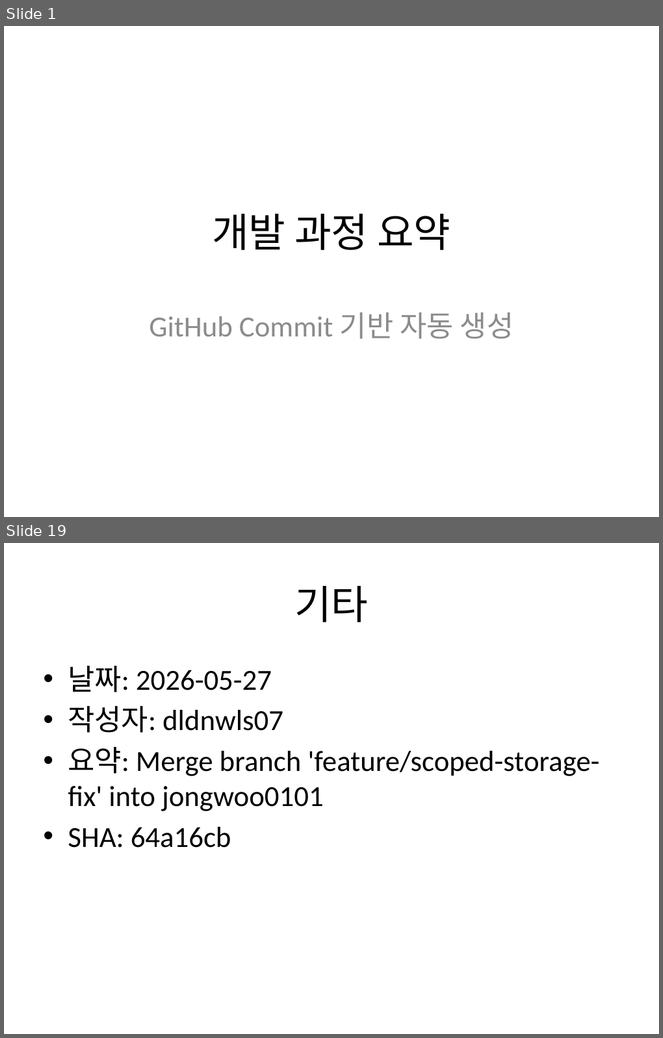
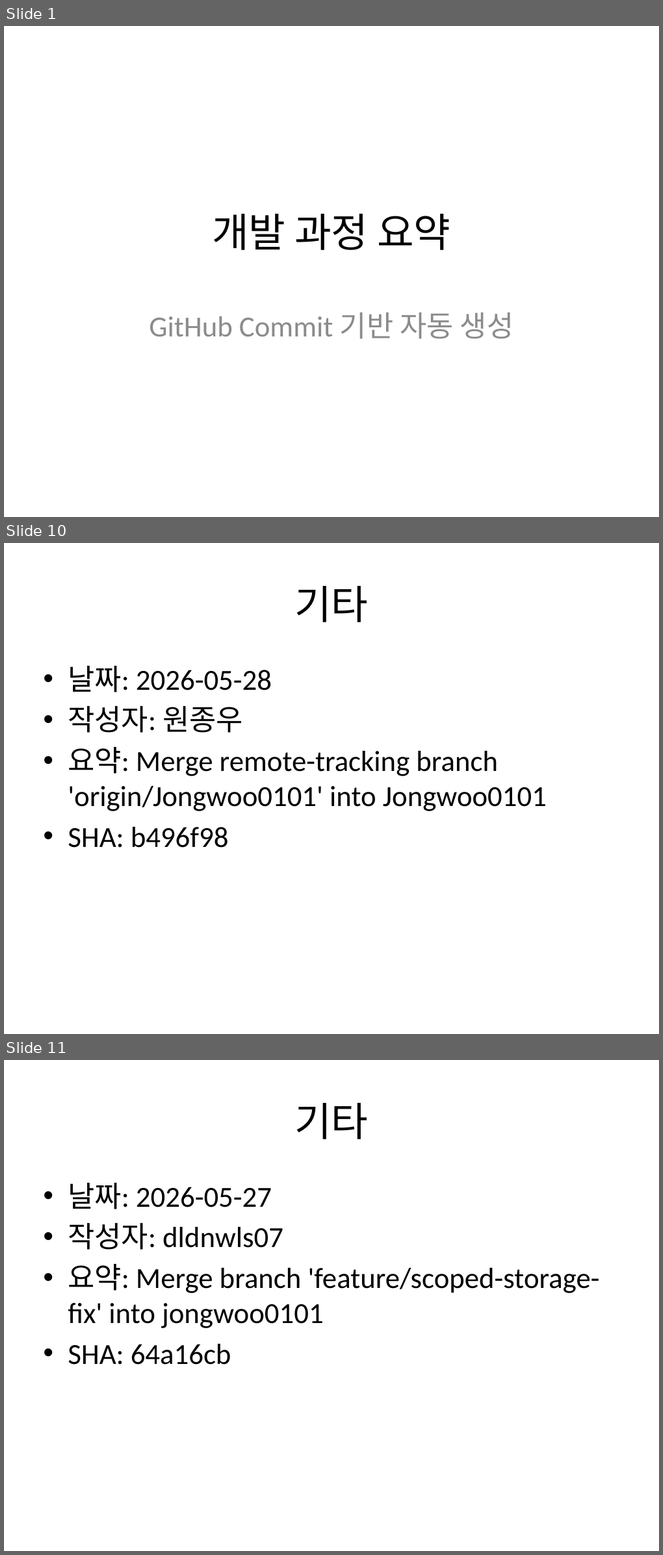
Before and after one commit to Jongwoo0101/worksight-commit-bot, a slide deck: data/commit_report.pptx. Shown one above the other, each under a label of ours: slides 1 and 19 before the commit, slides 1, 10 and 11 after it; the slides between them are not shown. The pictures are 663x1038 and 663x1555 pixels, drawn with LibreOffice and Linux fonts; fonts in the diff are those of the drawing. Boxes give left, top, right and bottom in pixels: in the first picture for what was removed or moved away, otherwise in the second. Text is boxed around its words. In the diff, an @@ line names an element or a change of style, - is before the commit and + after.

Commit message:
feat: target repo 신규 커밋 7건 반영 - chore: 주석에서 불필요한 공백제거 작성자: 원종우 코드: 587296c - Merge remote-tracking branch 'origin/Jongwoo0101' into Jongwoo0101 작성자: 원종우 코드: b496f98 - feat(chat): 채팅 비즈니스 로직(Service) 및 API 컨트롤러 구현
- ChatService: 채팅방 입장/목록 조회, 메시지 전송, 미읽음 일괄 처리 로직 구현
- 수신자 상태(MEETING/AWAY)에 따른 일반/긴급 알림 발송 분기 및 배너 조회 API 구현
- 데이터 정합성을 위해 TransactionSynchronization(afterCommit)을 활용한 웹소켓 실시간 푸시 연동
- ChatController: 채팅 관련 REST API 엔드포인트 매핑 작성자: 원종우 코드: 3752000
- feat(chat): 채팅 관련 Repository 및 WebSocket 이벤트 상수 추가

- ChatRoomRepository: 멤버 ID 기반 채팅방 조회 및 단건 조회 쿼리 추가
- ChatMessageRepository: 최신 메시지 페이징 조회, 미읽음 카운트 및 일괄 읽음 처리(@Modifying) 쿼리 구현
- WsEnvelope: 실시간 채팅 수신 및 읽음 처리를 위한 웹소켓 이벤트 상수(CHAT_MESSAGE_RECEIVED, CHAT_URGENT_RECEIVED, CHAT_READ) 정의 작성자: 원종우 코드: f779f37
- feat(chat): 채팅 도메인 엔티티 및 관련 Enum 정의

- 1:1 채팅방 엔티티(ChatRoom) 및 unique 제약 조건을 활용한 중복 생성 방지 로직 추가
- 채팅 메시지 엔티티(ChatMessage) 정의 및 인덱스 추가
- 일반(NORMAL) 및 긴급(URGENT) 메시지 구분을 위한 ChatMessageType Enum 추가 작성자: 원종우 코드: e78e425

```diff
--- a/data/commit_report.pptx
+++ b/data/commit_report.pptx
@@ slide 10 added at [4, 543, 659, 1034], background #FFFFFF @@
@@ title added at [295, 586, 368, 622], 44 pt, text #000000 @@
+기타
@@ text added at [68, 666, 547, 848], 32 pt, text #000000 @@
+• 날짜: 2026-05-28
+• 작성자: 원종우
+• 요약: Merge remote-tracking branch 'origin/Jongwoo0101' into Jongwoo0101
+• SHA: b496f98
@@ what was slide 19 is now slide 11 @@
```
Also in this commit, not shown: 2 slides changed, 6 other slides added, 2 other files.
